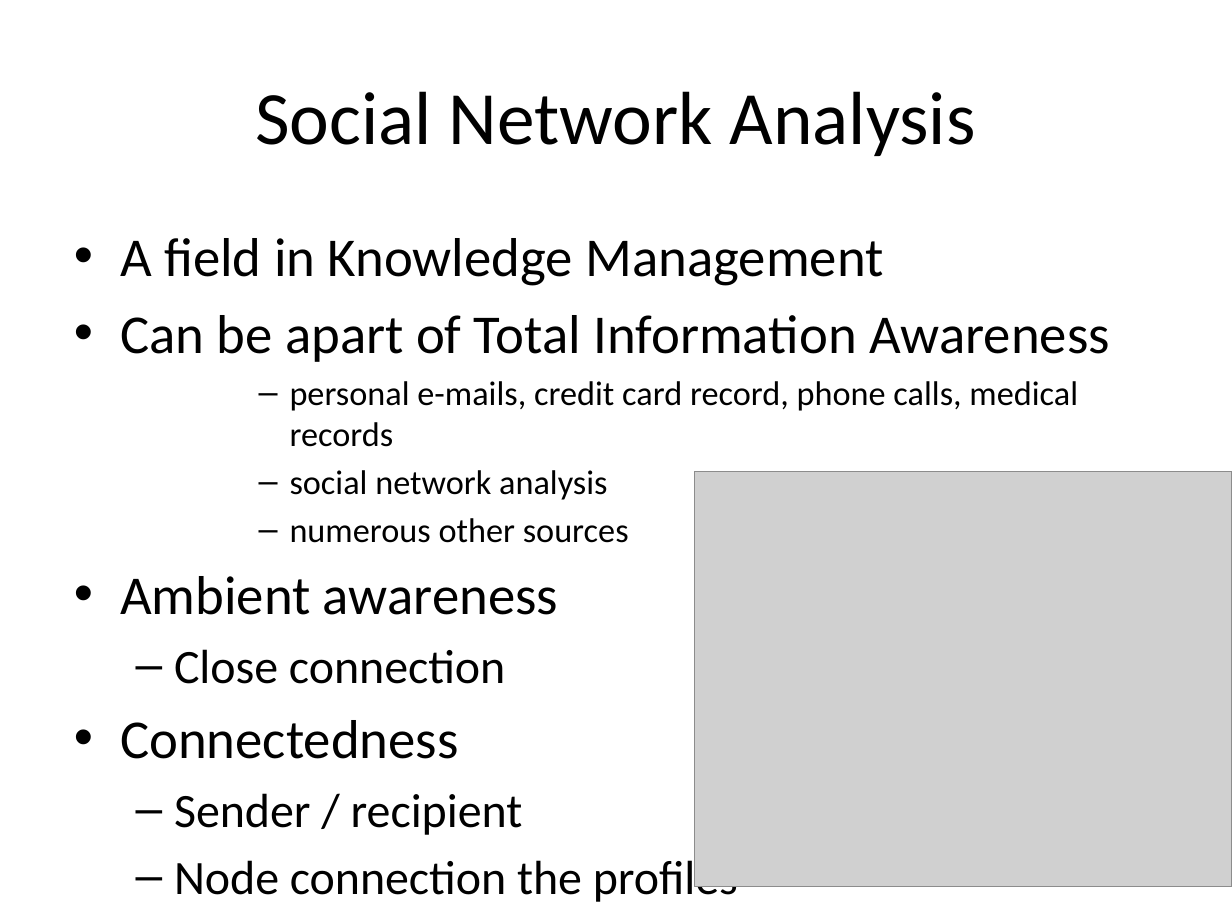
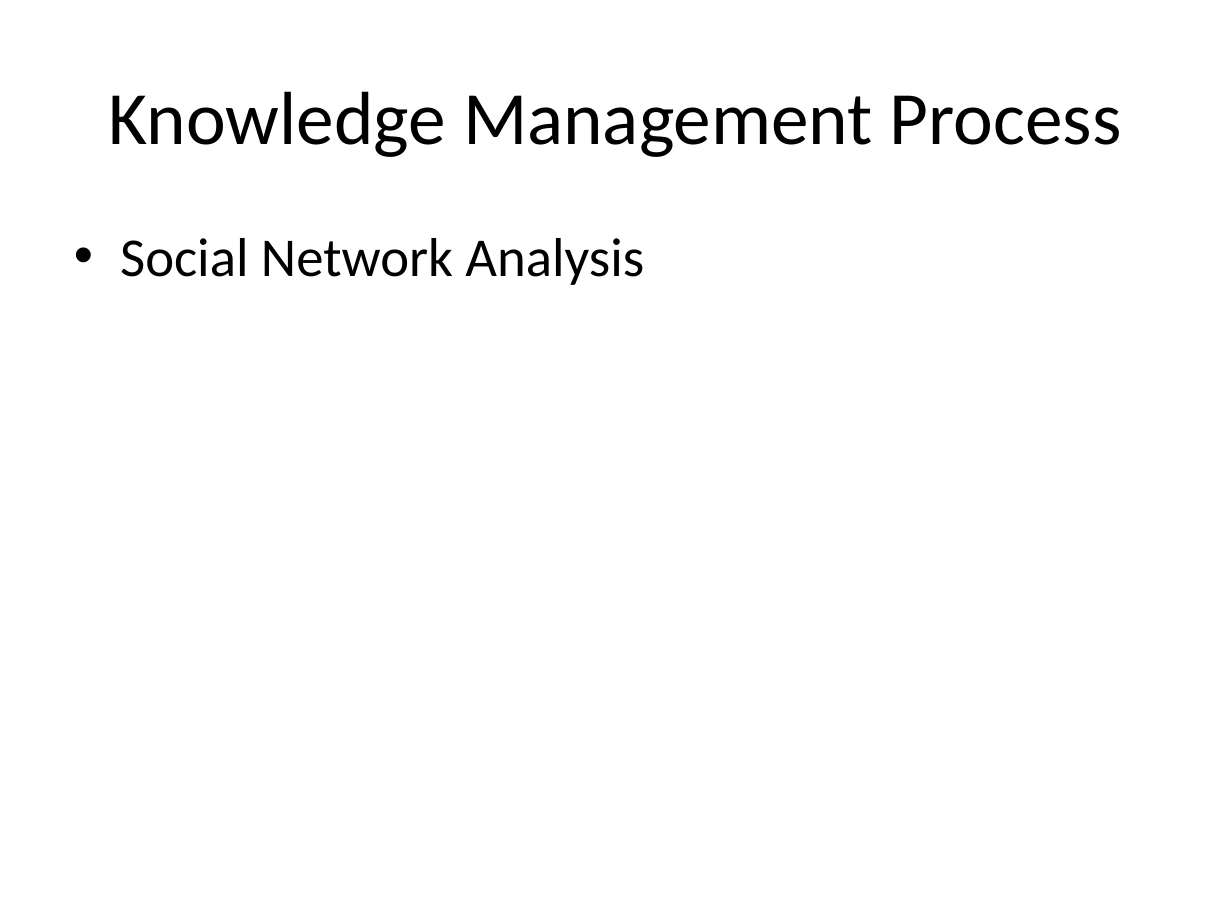
Before and after one commit to isurup/kalle-martin-group, a slide deck: slide 2 of SSE3/MartinPresentation/project extra slides.pptx (slide 3 before the commit). Drawn at 1232x924 pixels with LibreOffice and Linux fonts; fonts in the diff are those of the drawing; grey boxes stand for pictures. Boxes give left, top, right and bottom in pixels: in the first picture for what was removed or moved away, otherwise in the second. Text is boxed around its words. In the diff, an @@ line names an element or a change of style, - is before the commit and + after.

```diff
--- a/SSE3/MartinPresentation/project extra slides.pptx
+++ b/SSE3/MartinPresentation/project extra slides.pptx
@@ title at [109, 91, 1122, 157]: text changed @@
-Social Network Analysis
+Knowledge Management Process
@@ text at [120, 238, 644, 285]: text changed; size 20 to 32 pt @@
-• A field in Knowledge Management
-• Can be apart of Total Information Awareness
-      – personal e-mails, credit card record, phone calls, medical records
-      – social network analysis
-      – numerous other sources
-• Ambient awareness
-  – Close connection
-• Connectedness
-  – Sender / recipient
-  – Node connection the profiles
+• Social Network Analysis
@@ picture removed at [695, 472, 1232, 887] @@
```
Also in this commit, not shown: 1 other slide changed, 1 slide added, 4 slides removed.
